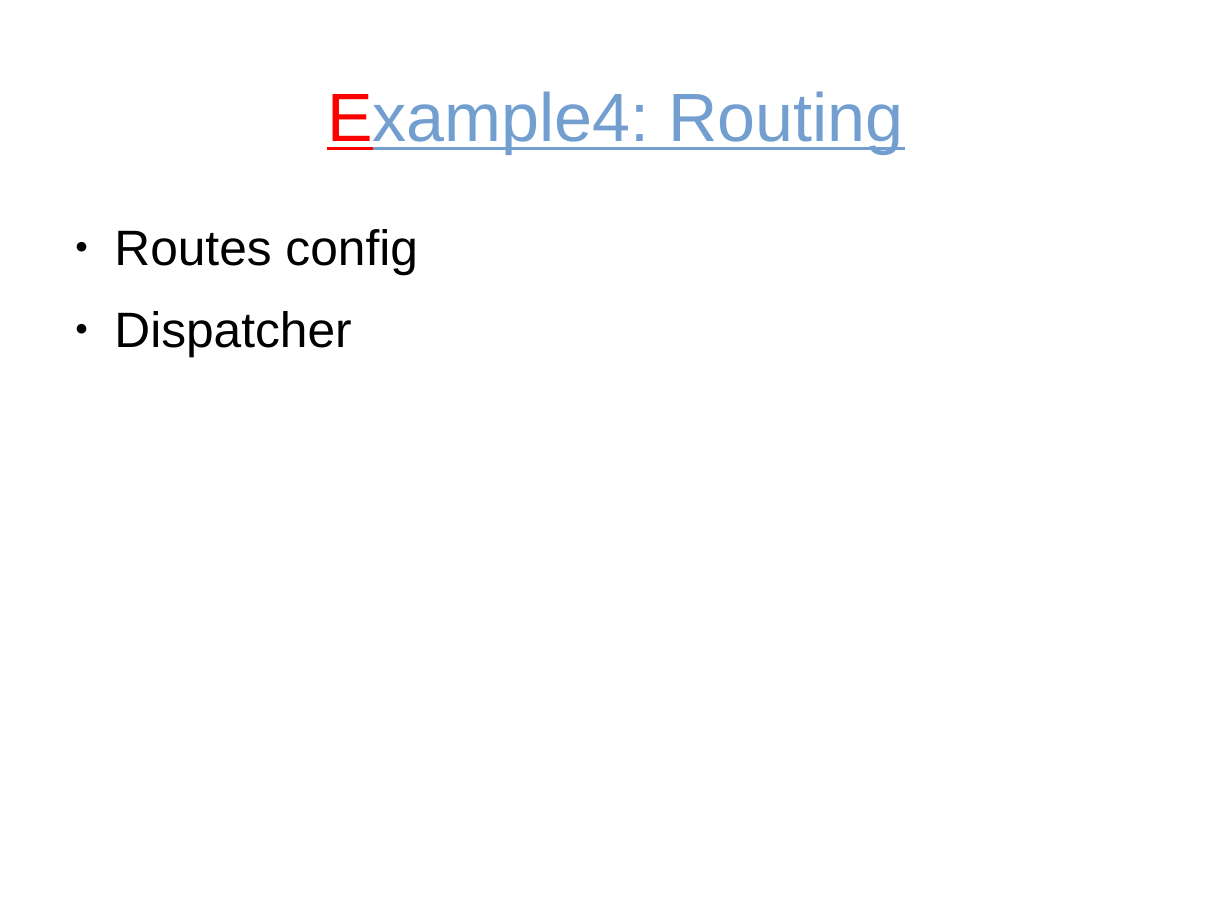
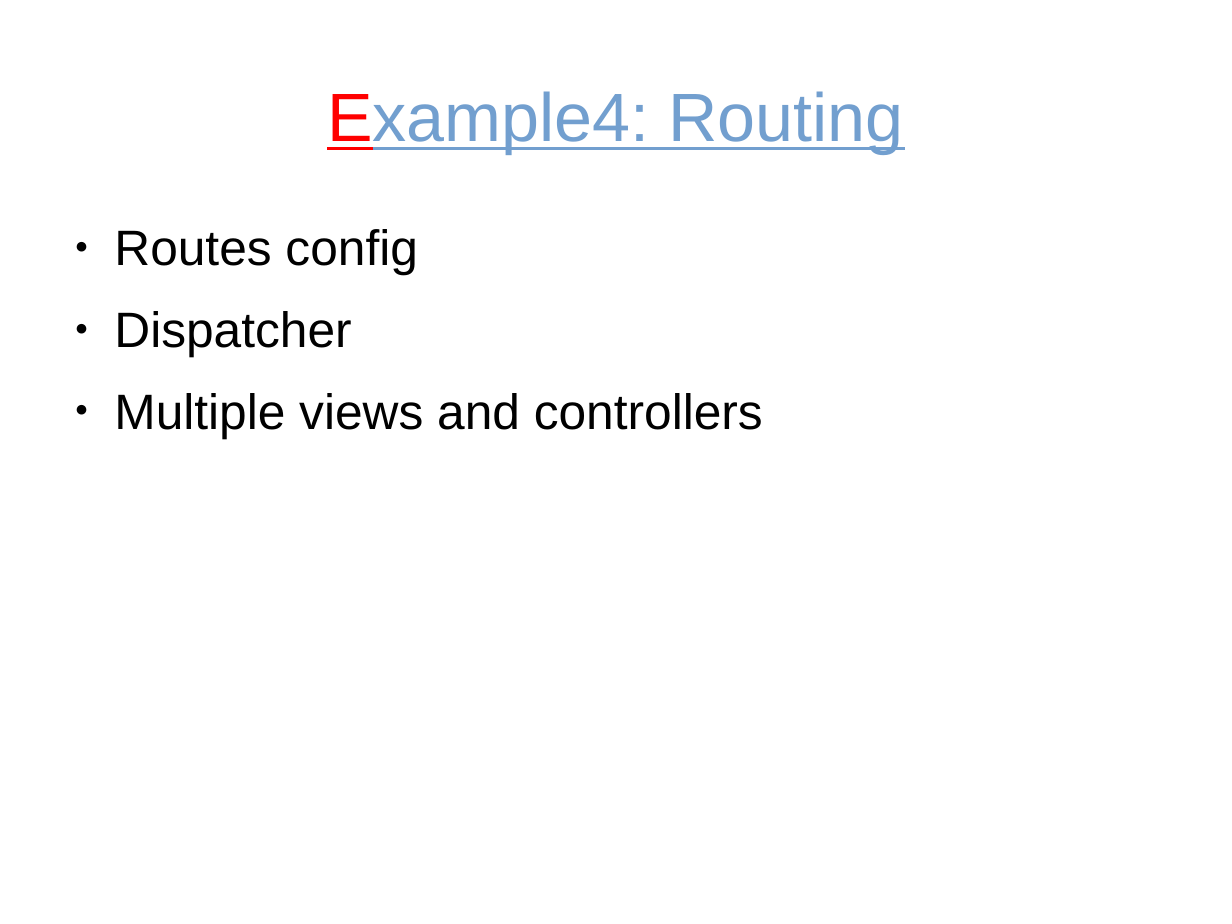
Before and after one commit to tautvilas/frameworks-lecture, a slide deck: slide 9 of doc/presentation.odp (slide 7 before the commit). Drawn at 1232x924 pixels with LibreOffice and Linux fonts; fonts in the diff are those of the drawing. Boxes give left, top, right and bottom in pixels: in the first picture for what was removed or moved away, otherwise in the second. Text is boxed around its words. In the diff, an @@ line names an element or a change of style, - is before the commit and + after.

```diff
--- a/doc/presentation.odp
+++ b/doc/presentation.odp
@@ text at [114,393,763,438]: paragraph added @@
+● Multiple views and controllers
```
Also in this commit, not shown: 1 other slide changed, 2 slides added, 2 other files.
